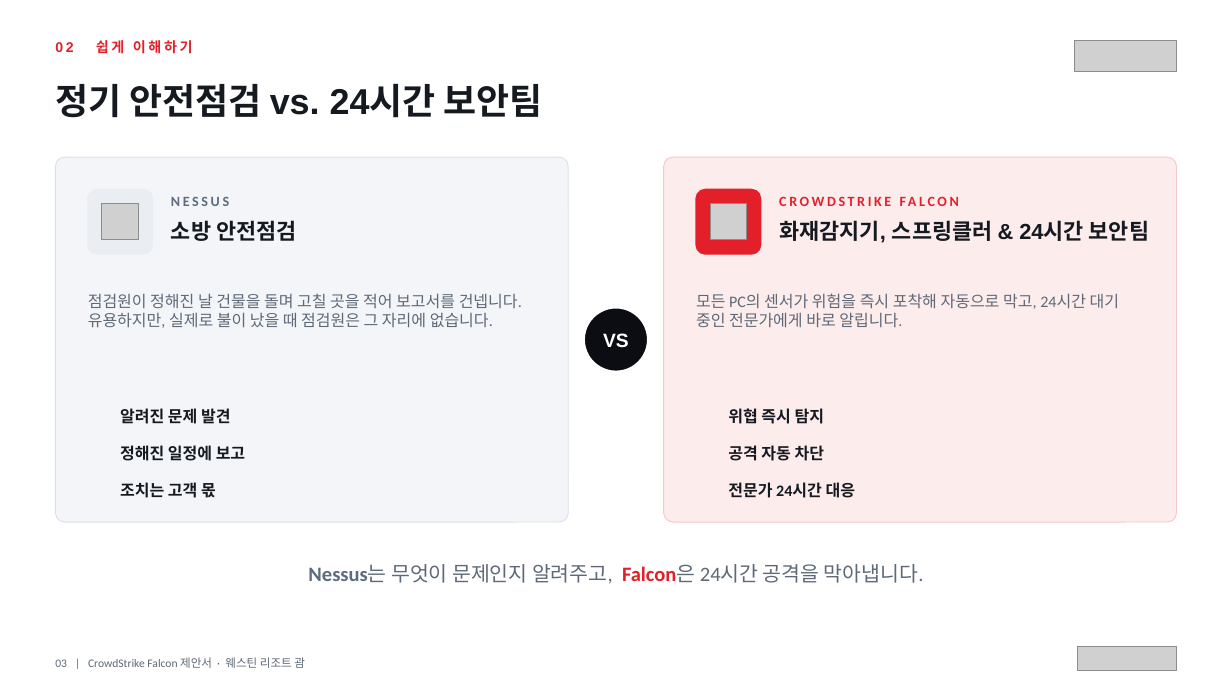
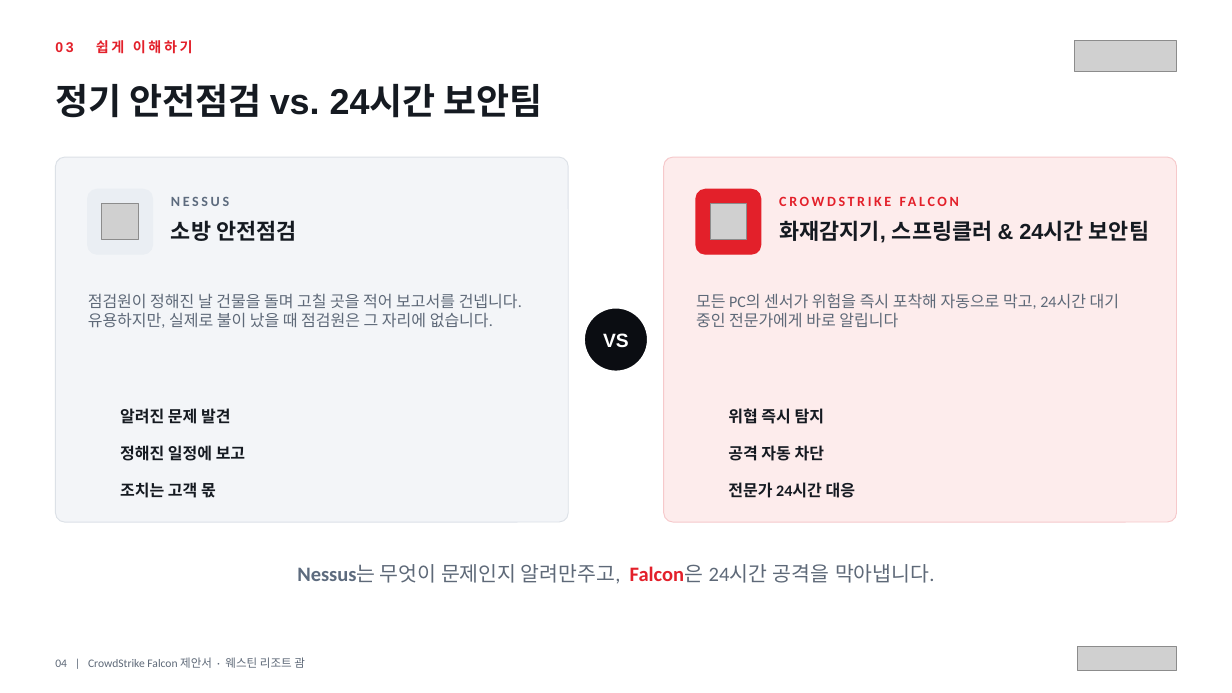
Before and after one commit to BigLee-Creator/Recommendations, a slide deck: slide 4 of KOR._CrowdStrike_Falcon_Proposal_for_Westin_Resort_Guam_SECUKOREA.pptx (slide 3 before the commit). Drawn at 1232x693 pixels with LibreOffice and Linux fonts; fonts in the diff are those of the drawing; grey boxes stand for pictures; background and template pictures are left out. Boxes give left, top, right and bottom in pixels: in the first picture for what was removed or moved away, otherwise in the second. Text is boxed around its words. In the diff, an @@ line names an element or a change of style, - is before the commit and + after.

```diff
--- a/KOR._CrowdStrike_Falcon_Proposal_for_Westin_Resort_Guam_SECUKOREA.pptx
+++ b/KOR._CrowdStrike_Falcon_Proposal_for_Westin_Resort_Guam_SECUKOREA.pptx
@@ text at (55,40,193,54): text changed @@
-02 쉽게 이해하기
+03 쉽게 이해하기
@@ text at (696,293,1119,327): text changed @@
-모든 PC의 센서가 위험을 즉시 포착해 자동으로 막고, 24시간 대기 중인 전문가에게 바로 알립니다.
+모든 PC의 센서가 위험을 즉시 포착해 자동으로 막고, 24시간 대기 중인 전문가에게 바로 알립니다
@@ text at (297,564,934,584): text changed @@
-Nessus는 무엇이 문제인지 알려주고, Falcon은 24시간 공격을 막아냅니다.
+Nessus는 무엇이 문제인지 알려만주고, Falcon은 24시간 공격을 막아냅니다.
@@ text at (55,657,305,668): text changed @@
-03 | CrowdStrike Falcon 제안서 · 웨스틴 리조트 괌
+04 | CrowdStrike Falcon 제안서 · 웨스틴 리조트 괌
```
Also in this commit, not shown: 6 other slides changed, 1 slide added, 1 slide removed, 1 other file.
